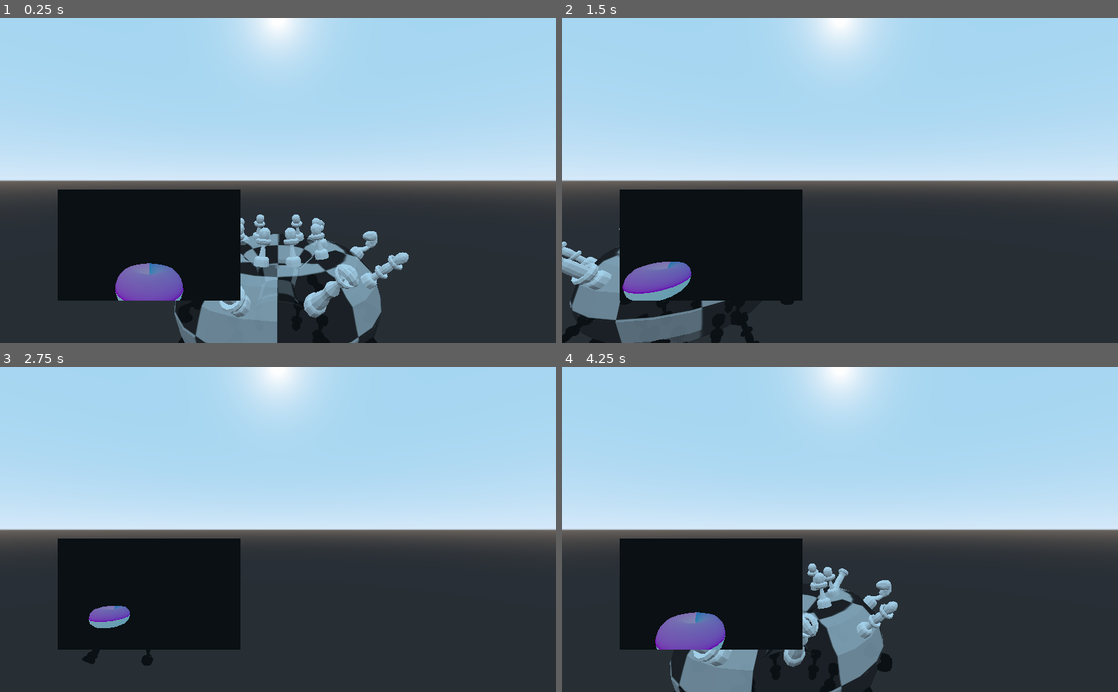
Above: before the commit, frames 1-4 (two rows, left to right).
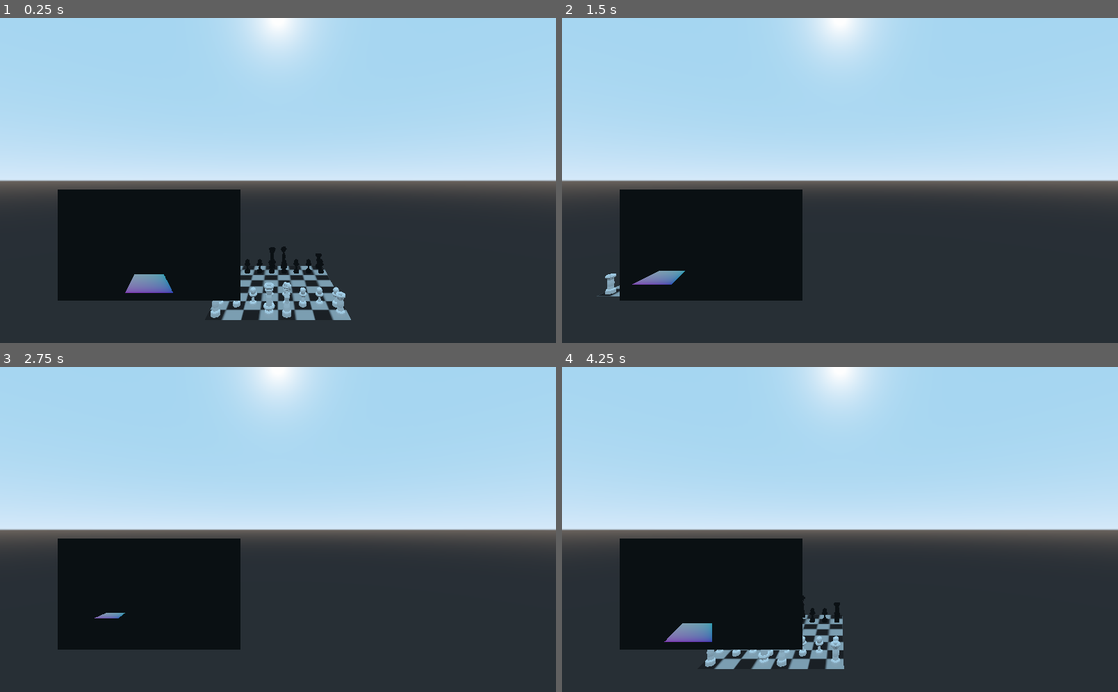
Above: after the commit, the same moments.

Repository: Roboticy3/Mess
Game: Godot game, scene res://Scenes/game.tscn
The game is run twice, just before and just after one commit, with the same random seed, the same clock (stepped at 60 frames per second) and the same inputs. This scene is started directly instead of the project's main scene.
Inputs (mouse positions are in pixels of both pictures, inside the frame that each line leads up to):
- Up to frame 1 (0.25 s): no input
- Up to frame 2 (1.5 s): tap Enter at 0.5 s; move the mouse to (962, 164) at 0.52 s; hold D (mv_right) 0.53-1.28 s; click (962, 164) at 0.6 s; move the mouse to (728, 196) at 1.27 s; hold S (mv_back) from 1.28 s (still down); right-click (728, 196) at 1.35 s
- Up to frame 3 (2.75 s): move the mouse to (333, 458) at 2.02 s; release S (mv_back) at 2.03 s; hold D (mv_right) from 2.03 s (still down); hold Ctrl (ctrl) from 2.03 s (still down)
- Up to frame 4 (4.25 s): move the mouse to (812, 594) at 2.77 s; release D (mv_right) at 2.78 s; release Ctrl (ctrl) at 2.78 s; hold W (mv_forward) 2.78-3.53 s; click (812, 594) at 2.85 s; move the mouse to (1006, 578) at 3.52 s; hold A (mv_left) from 3.53 s (still down); hold Right mouse button (ck_1) from 3.53 s (still down)

The runs differ from the first frame. In frame 1, 8.2% of the frame differs, in the area x 20-74%, y 60-100%; in frame 2, 4.8%; in frame 3, 0.6%; in frame 4, 6.6%.

Commit message:
applied the mark_step() hammer to conditionals
i think thats everything now
also i fixed castling

Diff:
--- a/Objects/Board/Board.gd
+++ b/Objects/Board/Board.gd
@@ -50,7 +50,7 @@
 	var funcs:Dictionary = {"b":"b_phase", "t":"t_phase", "g":"g_phase"}
 
 	#read the Instruction file
-	var r:Reader = Reader.new(self, funcs, path)
+	var r:Reader = Reader.new(self, self, funcs, path)
 	#if Reader sees a bad file, do not continue any further
 	if r.badfile:
 		print("Board not found at path \"" + path + "\"")
@@ -66,7 +66,7 @@
 
 #_phase is the default phase and defines metadata for the board like mesh and name
 #warning-ignore:unused_argument
-func _phase(var I:Instruction, var vec:Array, var persist:Array):
+func _phase(var I, var vec:Array, var persist:Array) -> void:
 	var key:String = ""
 	if !vec.empty(): key = I.update_table(table)
 
@@ -80,7 +80,7 @@
 #b_phase implicitly defines the mesh and defines the boundaries of the board from sets of 4 numbers
 #warning-ignore:unused_argument
 #warning-ignore:unused_argument
-func b_phase(var I:Instruction, var vec:Array, var persist:Array):
+func b_phase(var I, var vec:Array, var persist:Array) -> void:
 
 	#board creation waits until there is a 4 number list in vec, then creates a bound
 	if (vec.size() >= 4):
@@ -101,7 +101,7 @@
 #the t phase handles explicit team creation
 #warning-ignore:unused_argument
 #warning-ignore:unused_argument
-func t_phase(var I:Instruction, var vec:Array, var persist:Array):
+func t_phase(var I, var vec:Array, var persist:Array) -> void:
 	#team creation takes in a vector of length 6
 	if (vec.size() >= 6):
 		#the first three indicate color
@@ -115,7 +115,7 @@
 
 #the g phase handles implicit team creation and places pieces on the board
 #uses persitant to create a "sub-stage" where pieces are placed on the board with symmetry
-func g_phase(var I:Instruction, var vec:Array, var persist:Array):
+func g_phase(var I, var vec:Array, var persist:Array) -> void:
 	#if there are no teams from the t phase, implicitly create black and white teams
 	if teams.empty():
 		teams.append(Team.new())
@@ -132,14 +132,9 @@
 	if b.file_exists(c):
 
 		#initialize pieces from the paths in which they appear
-		#Piece.new() runs a file path check on a path input, so this works just fine
-		var p = Piece.new(c)
-
-		#only use named pieces to avoid ambiguous pieces on the board
-		if !p.get_name().match(""):
-			piece_types.append(c)
-			#when a piece is assigned, skip the rest of the g phase loop
-			return
+		piece_types.append(c)
+		#when a piece is assigned, skip the rest of the g phase loop
+		return
 
 	#if this line has not declared a path, check if it can create a piece
 	if vec.size() >= 3 && piece_types.size() > 0:
@@ -158,6 +153,11 @@
 			vec[1] = pos.x
 			vec[2] = pos.y
 			make_piece(vec, persist[0] + 1)
+
+#the w phase handles generating winning and losing conditions for different teams
+#uses persistent "sub-stage" for the team index win conditions are being assigned to
+func w_phase(var I:Instruction, var vec:Array, var persist:Array) -> void:
+	pass
 
 #set piece and return set position from array of length 4
 #returns the position interpereted from the input vector
@@ -167,7 +167,7 @@
 	#i[0] indicates the Piece's team and i[1] indicates the type
 	#check if they are in range
 	if team < teams.size() && i[0] < piece_types.size():
-		var p = Piece.new(piece_types[i[0]], teams[team], team, v)
+		var p = Piece.new(self, piece_types[i[0]], teams[team], team, v)
 		#bounce the position back from the piece to accound for px or py overriding the Piece's original position
 		v = p.get_pos()
 
@@ -176,12 +176,6 @@
 		pieces[v] = p
 
 	return v
-
-func get_piece(var v:Vector2):
-	if v in pieces:
-		return pieces[v]
-	else:
-		return null
 
 #create a boundary object from a vector of length 4
 func set_bound(var i:Array):
@@ -236,7 +230,6 @@
 	for i in m.size():
 
 		#give instruction reference to pieces and p.table so variables can be processed
-		m[i].pieces = pieces
 		m[i].table = p.table
 		#pull a vector of numbers from the instruction
 		var a:Array = m[i].vectorize()
@@ -338,10 +331,10 @@
 		var occ:bool = pieces.has(square)
 		var take:bool = true
 		if occ:
-			#check if the from piece can take the to square, overrided if type = 2
-			take = can_take_from(from.get_pos(), square) || type == 2
-			#move type 1 cannot take
-			take = take && type != 1
+			#check if the from piece can take the to square
+			take = can_take_from(from.get_pos(), square)
+			#move type 1 cannot take, type 2 always can
+			take = take || type == 2 && type != 1
 
 			#if piece cannot be taken, break the loop before adding the next mark
 			if !take:
@@ -422,7 +415,7 @@
 
 	#pair the m phase with nothing since marks are not being generated
 	var funcs:Dictionary = {"m":"", "t":"t_phase","c":"c_phase","r":"r_phase"}
-	var reader:Reader = Reader.new(p, funcs, p.path)
+	var reader:Reader = Reader.new(self, p, funcs, p.path)
 	reader.wait = true
 	reader.read()
 
@@ -551,6 +544,15 @@
 func _init(var _path:String):
 	path = _path
 	_ready()
+
+func has(var v) -> bool:
+	return pieces.has(v)
+
+func get_piece(var v):
+	if !pieces.has(v):
+		print("Piece not found at key " + v)
+		return null
+	return pieces[v]
 
 #print the board as a 2D matrix of squares, denoting pieces by the first character in their name
 func _to_string():
--- a/Objects/Instruction/Instruction.gd
+++ b/Objects/Instruction/Instruction.gd
@@ -18,18 +18,22 @@
 #table of piece/board properties and pieces on the board, referenced from a Board and/or a Piece object
 #table is used to read and write variables to the user Object
 var table:Dictionary = {}
-#pieces is used to check squares
-var pieces:Dictionary = {}
+#board is used to transform vectors
+var board
 
 #the set of valid comparison characters, contains <=, >=, <, >, and ==
 const SYMBL : String = ">=<=!="
 
 #fill variables of the object fully
-func _init(var _contents:String="", var _table:Dictionary={}, var _pieces:Dictionary={}):
+func _init(var _contents:String="", var _table:Dictionary={}, var _board = null):
 
 	contents = _contents.strip_edges()
 	table = _table
-	pieces = _pieces
+	board = _board
+
+	if board == null:
+		print(self, " cannot process null Board.")
+		return
 
 	#format contents into wrds
 	format()
@@ -46,8 +50,8 @@
 	else: length = min(wrds.size() - start, length)
 
 	#take table from another square if a square is specified
-	if square in pieces:
-		table = pieces[square].table
+	if board.has(square):
+		table = board.get_piece(square).table
 
 	#sort table by key size, helps string replacement prioritize larger words
 	var keys:Array = table.keys()
@@ -56,6 +60,9 @@
 
 	#replace terms in table key set with their value pairs
 	for i in range(start, start + length):
+		#don't try to work outside of the range of wrds
+		if i > wrds.size(): break
+
 		var w:String = wrds[i]
 		#remove white space
 		w = w.strip_edges()
@@ -65,6 +72,14 @@
 
 		#send the formatted string back into wrds
 		wrds[i] = w
+
+#Object for sorting the table in format()
+class StringSort:
+	#sort elements by length
+	func sort(var a:String, var b:String) -> bool:
+		if a.length() < b.length():
+			return true
+		return false
 
 #WIP evaluate conditional statements, made up of a wrds Array of length 3 or more that can solve inequalities
 #returning [] is equivalent to returning false and anything else is equivalent to true
@@ -90,8 +105,6 @@
 		last_start = start
 		return []
 
-	#print(w)
-
 	#remove question mark from wrds[0] once it is confirmed of valid size and format
 	w[0] = w[0].substr(1)
 
@@ -112,7 +125,7 @@
 		return []
 
 	#if the table does not indicate this instruction is defining a piece, do not proceed further
-	if !("px" in table && "py" in table): return []
+	if !("px" in table): return []
 
 	#otherwise, see if the 4th word is a comparator
 	#no comparator means a square is being checked for presence
@@ -130,12 +143,11 @@
 
 	#form square to check from this Instruction's Piece's position, direction, and vector from u and v
 	var x:Vector2 = Vector2(table["px"], table["py"])
-	var y:Vector2 = Vector2(u, v).rotated(table["angle"])
-	y = (x + y).round()
+	var y:Vector2 = board.transform(Vector2(u, v), board.pieces[x])
 
 	#check if the square is empty, if so treat as false when asking for a square or its pieces property
 	#this can still be negated
-	if !pieces.has(y):
+	if !board.has(y):
 		if negate: return vectorize(start + length)
 		return []
 
@@ -149,8 +161,7 @@
 	#evaluate it against the other end of the comparator
 	if length == 5:
 		#format the one term on the left of the comparator to use the table of the piece being checked against
-		format(2, 1, y)
-		#reinitialize w to use the reformatted wrds Array
+		format(start + 2, 1, y)#reinitialize w to use the reformatted wrds Array
 		w = wrds.slice(start, wrds.size() - 1)
 		#evaluate the comparison
 		var e:bool = evaluate(w, 2)
@@ -238,7 +249,7 @@
 	return n
 
 #convert instruction text to string array of words for easier parsing
-func to_string_array(var c:String = contents, var start:int = 0):
+func to_string_array(var c:String = contents, var start:int = 0) -> Array:
 
 	#cut spaces so that spaces between final whitespace is not counted
 	c = c.substr(0, c.find("#")).strip_edges()
@@ -275,9 +286,14 @@
 	return false
 
 #take in a table to update with self, returns true on success
-func update_table(var t:Dictionary=table, var start:int = 0) -> String:
-	#populate piece table by trying taking numbers from the second word
-	var s = to_string_array(contents, start)
+func update_table(var t:Dictionary=table, var start:int = 0,
+	var s:Array = []) -> String:
+
+	#make sure there is a set of unformatted words to work with
+	if s.empty(): s = to_string_array(contents, start)
+	#duplicate the input array to not mutate the original
+	else: s = s.duplicate().slice(start, -1)
+
 	#check if last two terms in array make up a key pair
 	if s.size() > 1:
 		var i:int = s.size() - 2
@@ -293,9 +309,12 @@
 
 #do all the table updates in a given line
 func update_table_line(var t:Dictionary = table) -> void:
-	var i = wrds.size() - 2
+
+	var s = to_string_array()
+	var i = s.size() - 2
+
 	while i > 0:
-		var try:String = update_table(t, i)
+		var try:String = update_table(t, i, s)
 		if try.empty():
 			break
 		i -= 2
@@ -307,11 +326,3 @@
 
 func _to_string():
 	return contents
-
-#Object for sorting the table in format()
-class StringSort:
-	#sort elements by length
-	func sort(var a:String, var b:String) -> bool:
-		if a.length() < b.length():
-			return true
-		return false
--- a/Objects/Instruction/Reader.gd
+++ b/Objects/Instruction/Reader.gd
@@ -11,6 +11,9 @@
 #the Node functions are taken from
 var node:Node
 
+#the board vectors are transformed through
+var board
+
 #the functions being taken from node paired with their character stage definitions (e.g. 'm':"func", 'g':"func.001" etc)
 var funcs:Dictionary
 var size:int = 8
@@ -21,12 +24,24 @@
 #set to true when this Reader is assigned a bad file
 var badfile:bool = false
 
+#set to true to nullify all elements of the persist array between blocks during read()
+var clear_persist:bool = false
+
+#set to false to not vectorize instructions being read
+var vectorize:bool = false
+
 #initialize the Reader object
 #size represents the number of properties Reader can store across multiple lines, default 8
-func _init(var _node:Node, var _funcs:Dictionary, var _path:String = "", var _size:int = 8):
+func _init(var _board, var _node:Node, var _funcs:Dictionary, var _path:String = "", var _size:int = 8,
+	var _clear_persist:bool = false, var _vectorize:bool = true):
+
+	board = _board
 	node = _node
 	funcs = _funcs
 	size = _size
+
+	clear_persist = _clear_persist
+	vectorize = _vectorize
 
 	badfile = !set_file(_path)
 
@@ -68,10 +83,10 @@
 		c = c.strip_edges()
 
 		#create an instruction from the current line
-		var I = Instruction.new(c, node.table)
+		var I = Instruction.new(c, node.table, board)
 
-		#append the current vector if it's valid
-		vec = I.vectorize()
+		#append the current vector if this Reader is vectorizing
+		if vectorize: vec = I.vectorize()
 
 		#find if any of the stages match the current one
 		#if so, call the method paired with the current stage
@@ -84,5 +99,11 @@
 		#check if line matches a stage key
 		for s in stages:
 			if c.match(s):
+
+				#if clear_persist is enabled, nullify all elements of persist
+				for i in size:
+					persist[i] = null
+
 				begun = true
 				stg = c
+				break
--- a/Objects/Pieces/Piece.gd
+++ b/Objects/Pieces/Piece.gd
@@ -30,8 +30,13 @@
 #used to construct file paths local to the project instead of the piece's pack
 var div:String = ""
 
+#reference to this Piece's parent Board
+#can't be statically typed because cyclic ref error ffs
+var board
+
 #initiate a piece with a path to its instruction behaviours, its team and its position
-func _init(var _p:String, var _team:Team = Team.new(), var _team_index:int = 0, var v = Vector2.ZERO):
+func _init(var _b, var _p:String, var _team:Team = Team.new(), var _team_index:int = 0, var v = Vector2.ZERO):
+	board = _b
 	path = _p
 	set_team(_team_index)
 	set_forward(_team.forward)
@@ -52,17 +57,20 @@
 	#Piece only needs to add the mark instructions at ready
 	var funcs:Dictionary = {"m":"m_phase","t":"","c":"","r":""}
 	#use Reader to interperet the instruction file into usable behavior
-	var r:Reader = Reader.new(self, funcs, path)
+	var r:Reader = Reader.new(board, self, funcs, path, 3, true, false)
 	#if Reader sees a bad file, do not continue any further
 	if r.badfile: return
 	r.read()
 
+
 #warning-ignore:unused_argument
-func _phase(var I:Instruction, var vec:Array = [], var persist:Array = []):
+func _phase(var I, var vec:Array = [], var persist:Array = []):
+
 	#try to update table from metadata line, essentially initializing the table
 	#only do table updates if I vectorizes to a non-empty array, this will allow for primitive conditionals before piece vars
 	var key:String = ""
-	if !vec.empty(): key = I.update_table(table)
+	var s = I.to_string_array()
+	if !s.empty(): key = I.update_table(table)
 	#if no key was returned, update table has failed
 	if key.empty(): return
 
@@ -76,7 +84,7 @@
 #and therefore only the instruction needs to be stored
 #warning-ignore:unused_argument
 #warning-ignore:unused_argument
-func m_phase(var I:Instruction, var vec:Array = [], var persist:Array = []) -> void:
+func m_phase(var I, var vec:Array = [], var persist:Array = []) -> void:
 	var c:String = I.contents
 	#primitive comment parser and empty checking to avoid adding empty marks
 	c = c.substr(0, c.find("#"))
@@ -87,7 +95,7 @@
 
 #add Vector2 behaviors for squares to be cleared
 #warning-ignore:unused_argument
-func t_phase(var I:Instruction, var vec:Array = [], var persist:Array = []) -> void:
+func t_phase(var I, var vec:Array = [], var persist:Array = []) -> void:
 
 	var size = vec.size()
 	if size > 2:
@@ -100,29 +108,29 @@
 
 #add Arrays of length 4 for piece type, creation position, and mark index
 #warning-ignore:unused_argument
-func c_phase(var I:Instruction, var vec:Array = [], var persist:Array = []) -> void:
+func c_phase(var I, var vec:Array = [], var persist:Array = []) -> void:
 
 	if vec.size() < 3: return
-	if vec.size() > 3: persist[1] = vec[3]
+	if vec.size() > 3: persist[0] = vec[3]
 
 	var v:Vector2 = Vector2(vec[1], vec[2])
 	#update behaviors with the array [vec[0], v.x, v.y]
 	#this array can be used as the first argument for board.make_piece()
-	if persist[1] == null: update_behaviors(-1, "c", [vec[0], v.x, v.y])
-	else: update_behaviors(persist[1], "c", [vec[0], v.x, v.y])
+	if persist[0] == null: update_behaviors(-1, "c", [vec[0], v.x, v.y])
+	else: update_behaviors(persist[0], "c", [vec[0], v.x, v.y])
 
 #add arrays of starting and ending positions in an orderded array so relocation can be executed in the order they were written
 #warning-ignore:unused_argument
-func r_phase(var I:Instruction, var vec:Array = [], var persist:Array = []) -> void:
+func r_phase(var I, var vec:Array = [], var persist:Array = []) -> void:
 	if vec.size() < 4: return
-	if vec.size() > 4: persist[2] = vec[4]
+	if vec.size() > 4: persist[0] = vec[4]
 
 	var v:Vector2 = Vector2(vec[0], vec[1])
 	var u:Vector2 = Vector2(vec[2], vec[3])
 
 	#slight rewrite of update_behaviors to create Dictionaries
 	var m:int = -1
-	if persist[2] != null: m = persist[2]
+	if persist[0] != null: m = persist[0]
 	if behaviors.has(m):
 		if behaviors[m].has("r"):
 			behaviors[m]["r"].append(PoolVector2Array([v, u]))
--- a/Scenes/game.tscn
+++ b/Scenes/game.tscn
@@ -23,7 +23,7 @@
 
 [node name="Spatial" type="Spatial"]
 script = ExtResource( 9 )
-path = "Instructions/torus/b_torus.txt"
+path = "Instructions/default/b_default.txt"
 
 [node name="Player" type="KinematicBody" parent="."]
 transform = Transform( 1, 0, 0, 0, 1, 0, 0, 0, 1, 0, 1.9031, 4.16525 )
@@ -70,7 +70,7 @@
 
 [node name="Board" type="StaticBody" parent="."]
 script = ExtResource( 4 )
-path = "Instructions/torus/b_torus.txt"
+path = "Instructions/default/b_default.txt"
 board_shape_path = NodePath("Board Shape")
 board_collider_path = NodePath("Board Collision")
 
Not shown, changed: Instructions/default/b_default.txt
Not shown, changed: Instructions/pieces/default/p_king.txt
